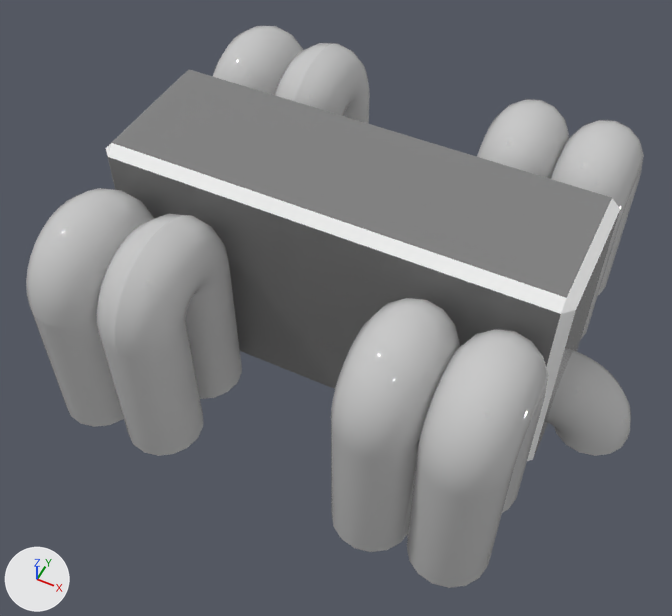
One commit to the glTF model public/assets/condenser.glb: the scene before it, then after it.
One viewpoint serves both versions: a 50 mm lens placed at (3.66, -7.81, 10.17), pointed at (-0.01, -0.47, 1.0). Lighting does not change. The marker at lower left points along +X, +Y and +Z.

Before the edit, the objects in view are built like this:
```python
mat_material_1 = principled_material('Material_1')
mat_material_1.base_color = (0.22, 0.22, 0.22)  # grey #818181
mat_material_1.roughness = 0.0
mat_material_2 = principled_material('Material_2')
mat_material_2.base_color = (1.0, 1.0, 1.0)  # white #ffffff
mat_material_2.roughness = 0.0
me_mesh_0 = bpy.data.meshes.new('Mesh_0')
me_mesh_0.from_pydata(...)  # 2818 vertices, 5924 faces; spans x -4.0..4.0, y -3.0..3.0, z -0.25..3.0
# faces by material slot: [5824, 16, 20, 64]
me_mesh_0.materials.append(mat_material_0)  # light grey #c9c9c9
me_mesh_0.materials.append(mat_material_1)  # grey #818181
me_mesh_0.materials.append(mat_material_2)  # white #ffffff
me_mesh_0.materials.append(mat_material_3)  # black #3e3e3e
ob_asset3dloader_sceneroot = bpy.data.objects.new('Asset3DLoader.sceneRoot', me_mesh_0)
ob_asset3dloader_sceneroot.location = (0.0, 0.0, 0.0)
```
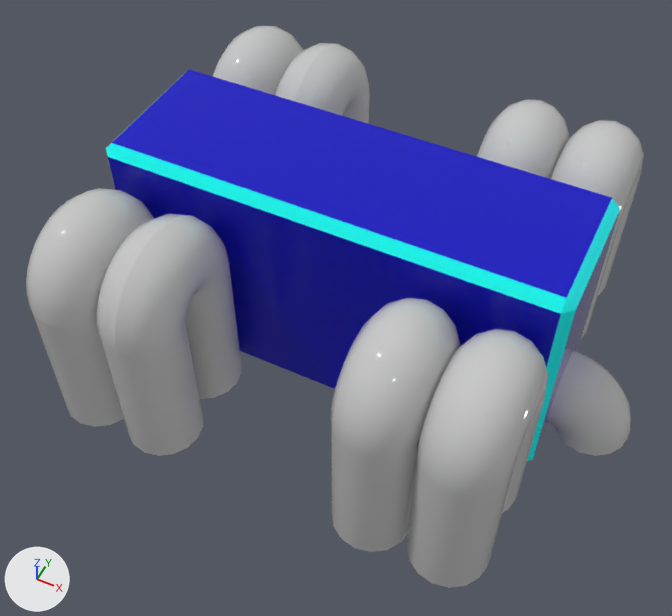
Commit message: update in-game .glb meshes with new materials

Location of each change, (x1, y1, x2, y2) in pixels of the pictures (672 x 616 px):
'Asset3DLoader.sceneRoot', recoloured (grey to blue)
    both: (106, 69, 623, 464)

What changed in the scene script:
```text
Change mat_material_1:
    mat_material_1.base_color: (0.22, 0.22, 0.22) -> (0.0, 0.0, 0.53)  # grey #818181 -> blue #0000c0
Change mat_material_2:
    mat_material_2.base_color: (1.0, 1.0, 1.0) -> (0.0, 1.0, 1.0)  # white #ffffff -> cyan #00ffff
```
